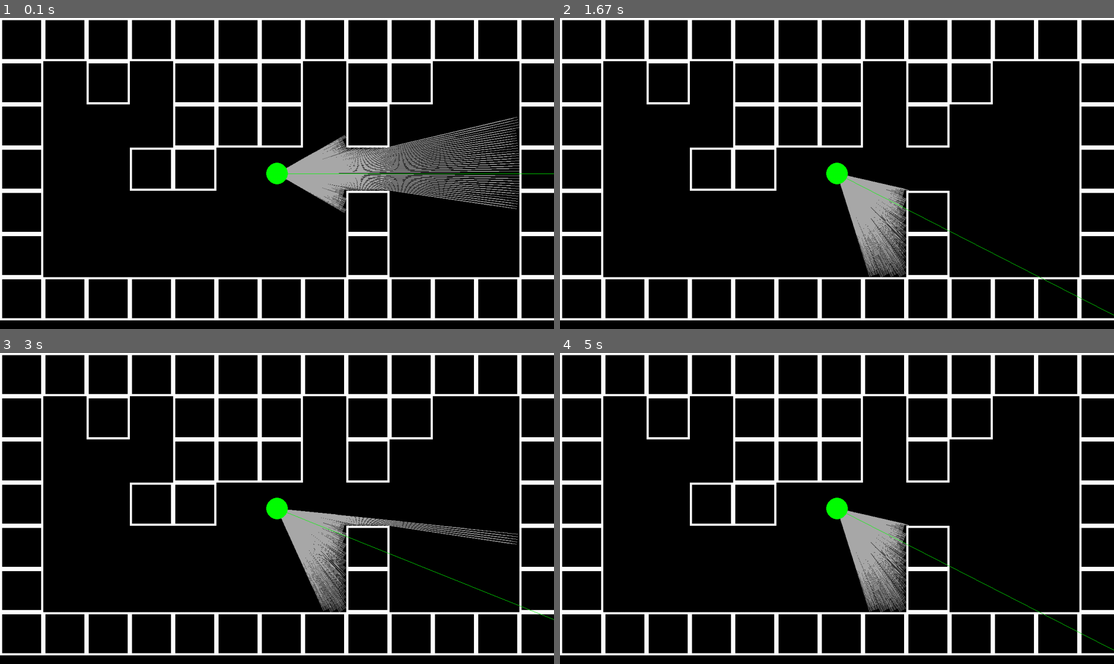
Above: before the commit, frames 1-4 (two rows, left to right).
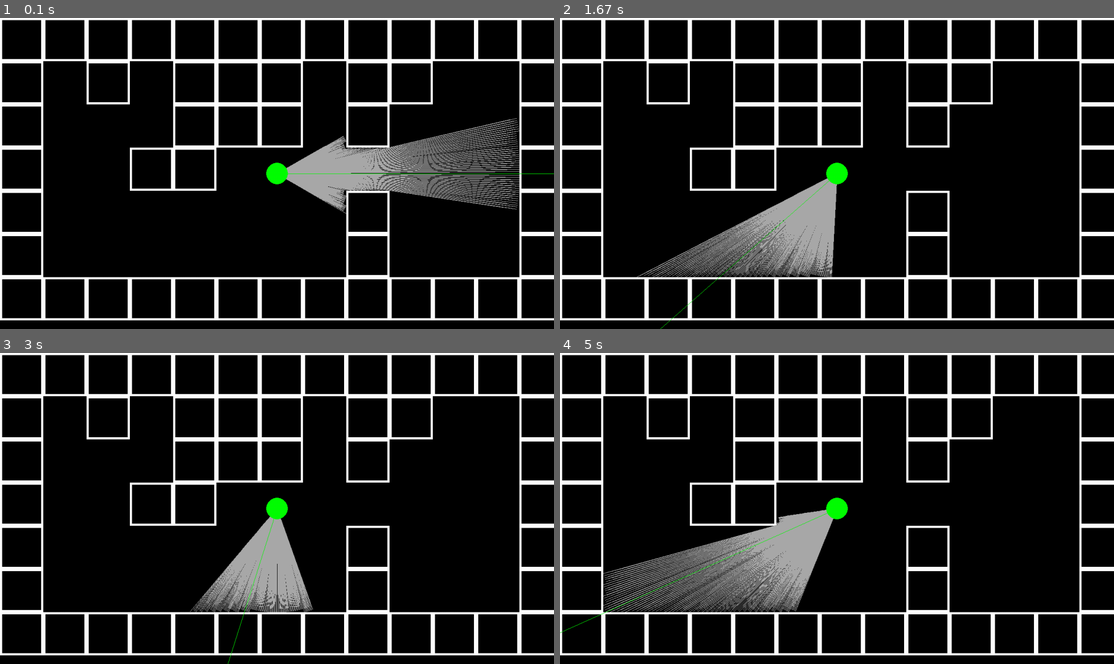
Above: after the commit, the same moments.

Repository: TecHeReTiC3141/pygameRaycasting
Game: pygame game, started from main.py
Two runs of this game, one before a commit and one after it. Both use one fixed random seed, a clock stepped at 60 frames per second and the inputs below.
Inputs (mouse positions are in pixels of both pictures, inside the frame that each line leads up to):
- Up to frame 1 (0.1 s): no input
- Up to frame 2 (1.67 s): hold Right 0.33-0.8 s; move the mouse to (814, 185) at 0.37 s; hold Right 0.83-1.3 s; move the mouse to (704, 176) at 0.87 s; hold Left from 1.33 s (still down); move the mouse to (920, 64) at 1.37 s
- Up to frame 3 (3 s): release Left at 1.87 s; hold Left 1.9-2.37 s; move the mouse to (288, 402) at 1.93 s; hold Right from 2.4 s (still down); move the mouse to (282, 539) at 2.43 s
- Up to frame 4 (5 s): release Right at 3.03 s; hold Left 3.07-3.53 s; move the mouse to (981, 558) at 3.1 s; hold Right 3.57-4.03 s; move the mouse to (981, 480) at 3.6 s; hold Right 4.07-4.53 s; move the mouse to (1036, 483) at 4.1 s; hold Left from 4.57 s (still down); move the mouse to (1030, 570) at 4.6 s

The runs differ from the first frame. In frame 1, 4.2% of the frame differs, in the area x 51-94%, y 31-64%; in frame 2, 8.3%; in frame 3, 6.9%; in frame 4, 10%, in the area x 0-100%, y 50-96%.

Commit message:
3d raycasting and minimap are in progress.

Diff:
--- a/GameObjects.py
+++ b/GameObjects.py
@@ -2,8 +2,6 @@
 
 
 class Player:
-
-
 
     def __init__(self, x, y):
         self.x, self.y = x, y
@@ -14,14 +12,16 @@
         self.speed = 5
         self.angle = 0
 
-
-    def draw(self, display: pygame.Surface):
+    def draw(self, display: pygame.Surface, coef=1):
         pygame.draw.circle(self.surf, 'green', (25, 25), 25)
 
         pygame.draw.line(display, 'green', self.cur_rect.center,
                          (self.cur_rect.centerx + DISP_WIDTH * math.cos(self.angle),
                           self.cur_rect.centery + DISP_HEIGHT * math.sin(self.angle)))
-        display.blit(self.surf, self.cur_rect)
+        display.blit(self.surf, (self.cur_rect.left // coef,
+                                            self.cur_rect.top // coef,
+                                            self.cur_rect.width ,
+                                            self.cur_rect.height,))
 
 
 
@@ -31,21 +31,24 @@
         keys = pygame.key.get_pressed()
         sin_a, cos_a = math.sin(self.angle), math.cos(self.angle)
         if keys[pygame.K_a]:
-            move.x = sin_a
-            move.y = -cos_a
+            move.x += sin_a
+            move.y += -cos_a
         if keys[pygame.K_d]:
-            move.x = -sin_a
-            move.y = cos_a
+            move.x += -sin_a
+            move.y += cos_a
         if keys[pygame.K_w]:
-            move.x = cos_a
-            move.y = sin_a
+            move.x += cos_a
+            move.y += sin_a
         if keys[pygame.K_s]:
-            move.x = -cos_a
-            move.y = -sin_a
+            move.x += -cos_a
+            move.y += -sin_a
+
+        mouse_x_move = pygame.mouse.get_rel()[0]
+        self.angle += mouse_x_move / 800
         if keys[pygame.K_LEFT]:
-            self.angle -= .02
+            self.angle -= .03
         if keys[pygame.K_RIGHT]:
-            self.angle += .02
+            self.angle += .03
         self.cur_rect.move_ip(move * self.speed )
 
 
@@ -54,9 +57,12 @@
     def __init__(self, x, y, width=100, height=100):
         self.cur_rect = pygame.Rect(x, y, width, height)
 
-    def draw(self, display: pygame.Surface):
-        pygame.draw.rect(display, 'black', self.cur_rect)
-        pygame.draw.rect(display, 'white', self.cur_rect, width=5)
+    def draw(self, display: pygame.Surface, coef=1):
+
+        pygame.draw.rect(display, 'white', (self.cur_rect.left // coef,
+                                            self.cur_rect.top // coef,
+                                            self.cur_rect.width // coef,
+                                            self.cur_rect.height // coef,), width=5)
 
     def collide(self, entity: Player):
         if entity.cur_rect.colliderect(self.cur_rect):
@@ -86,29 +92,38 @@
                 if map[i][j] == '#':
                     self.walls.append(Wall(j * 100, i * 100))
 
-    def draw(self, display: pygame.Surface):
+    def draw(self, display: pygame.Surface, coef=1):
         for wall in self.walls:
-            wall.draw(display)
+            wall.draw(display, coef)
 
     def physics(self, entity: Player):
         for wall in self.walls:
             wall.collide(entity)
 
-    def raycasting(self, player: Player, display: pygame.Surface):
+    def raycasting(self, player: Player, display: pygame.Surface, game_mode: str):
         cur_ang = player.angle - FOV / 2
         for ray in range(NUM_RAYS):
             cur_ang += FOV / NUM_RAYS
             sin_r, cos_r = math.sin(cur_ang), math.cos(cur_ang)
             coll = False
-            for depth in range(0, MAX_DEPTH, 10):
+            for depth in range(0, MAX_DEPTH, 8):
                 x = player.cur_rect.centerx + depth * cos_r
                 y = player.cur_rect.centery + depth * sin_r
 
                 for wall in self.walls:
                     if wall.cur_rect.collidepoint((x, y)):
+                        depth  *= math.cos(player.angle - cur_ang)
+                        obst_height = PROJ_COEFF / depth
+                        color = 255 / (1 + .0001 * depth ** 2)
+
+                        if game_mode == '3d':
+                            pygame.draw.rect(display, tuple(color for _ in '...'),
+                                         (ray * SCALE,
+                                          DISP_HEIGHT // 2 - obst_height // 2, SCALE, obst_height))
                         coll = True
                         break
                 if coll:
                     break
-                pygame.draw.line(display, 'darkgray',
+                if game_mode == '2d':
+                    pygame.draw.line(display, 'darkgray',
                                 player.cur_rect.center, (x, y))
--- a/const.py
+++ b/const.py
@@ -2,10 +2,14 @@
 import pygame
 
 DISP_WIDTH, DISP_HEIGHT = 1280, 720
+WALL_HEIGHT = DISP_HEIGHT - 100
 
 FOV = math.pi / 3
-NUM_RAYS = 100
-MAX_DEPTH = 600
+NUM_RAYS = 120
+MAX_DEPTH = 640
+SCALE = DISP_WIDTH // NUM_RAYS
+SCREEN_DIST = NUM_RAYS / (2 * math.tan(FOV / 2))
+PROJ_COEFF = SCREEN_DIST * WALL_HEIGHT
 
 map = [
     '#############',
--- a/main.py
+++ b/main.py
@@ -7,6 +7,10 @@
 
 player = Player(DISP_WIDTH // 2, DISP_HEIGHT // 2)
 room = Room(map)
+game_mode = '2d'
+mini_map = pygame.Surface((DISP_WIDTH // 3, DISP_HEIGHT // 3))
+mini_map.set_alpha(200)
+tick = 0
 
 while True:
 
@@ -14,13 +18,31 @@
         if event.type == pygame.QUIT:
             pygame.quit()
 
+        elif event.type == pygame.KEYDOWN:
+            if event.key == pygame.K_e:
+                if game_mode == '2d':
+                    game_mode = '3d'
+                else:
+                    game_mode = '2d'
+
     display.fill('black')
 
-    room.draw(display)
+    if game_mode == '2d':
+        room.draw(display)
+        room.raycasting(player, display, game_mode)
+        player.draw(display)
+    else:
+        mini_map.fill('black')
+        room.draw(mini_map, 3)
+        room.raycasting(player, display, game_mode)
+        display.blit(mini_map, (0, DISP_HEIGHT * 2 // 3))
+        player.draw(mini_map, 3)
     room.physics(player)
-    room.raycasting(player, display)
-    player.draw(display)
+
     player.move()
 
     pygame.display.update()
     clock.tick(60)
+    tick += 1
+    if not tick % 100:
+        print(pygame.mouse.get_rel())
